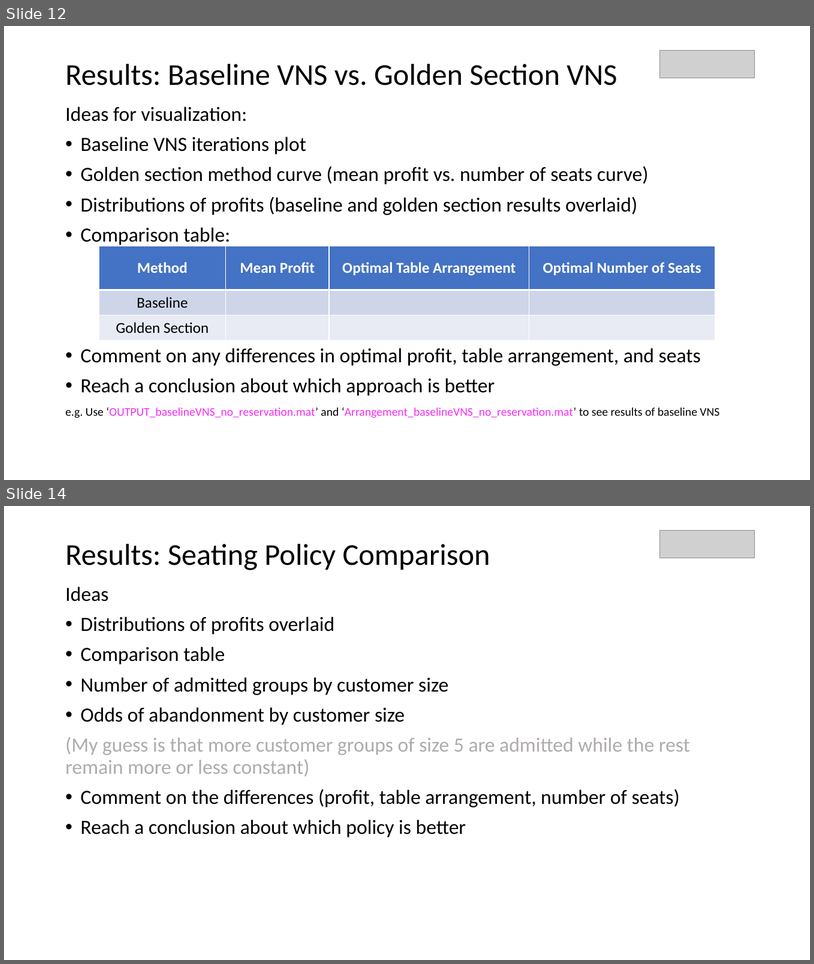
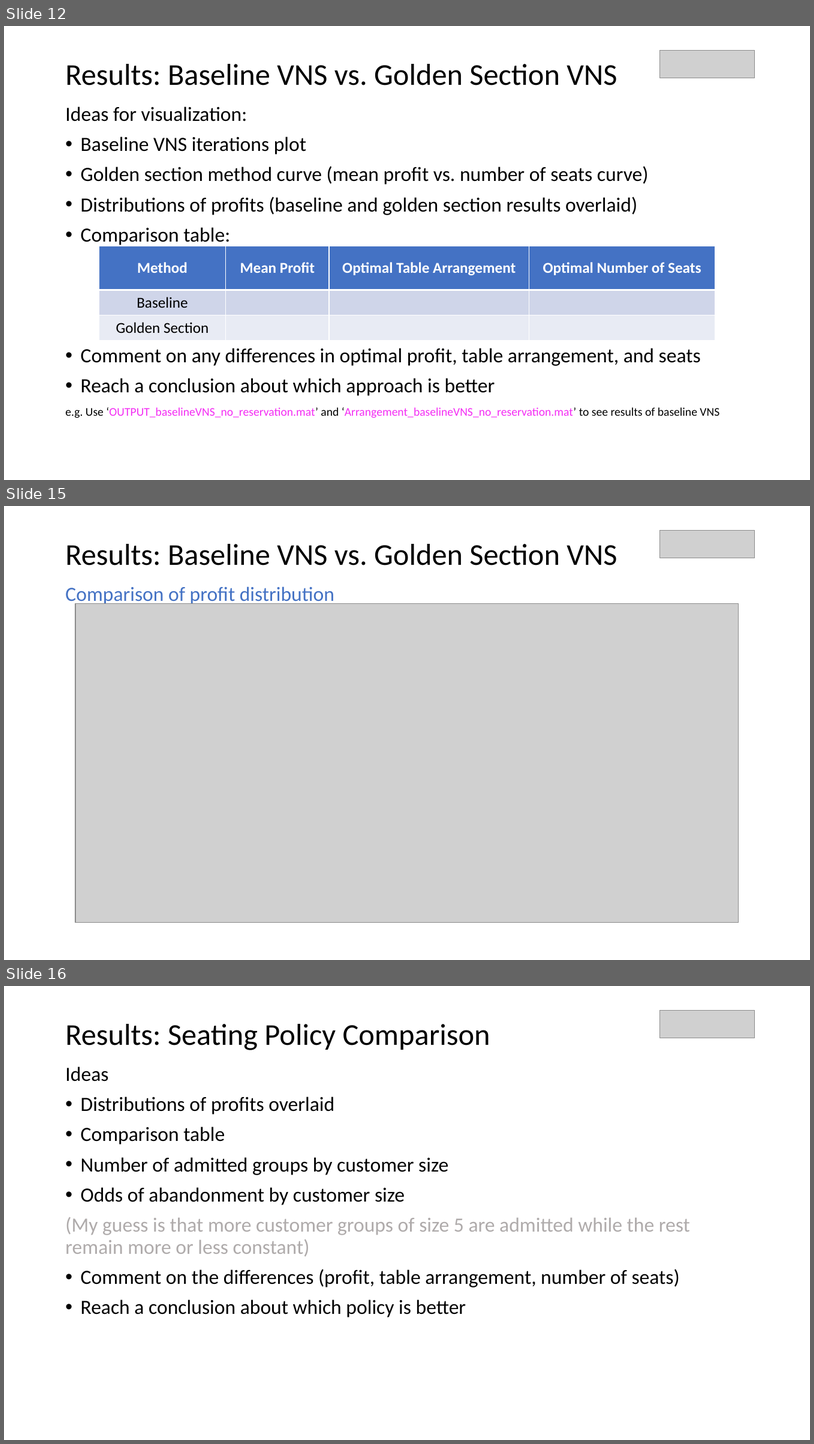
Before and after one commit to parkjan4/OptSim, a slide deck: Presentation.pptx. Shown one above the other, each under a label of ours: slides 12 and 14 before the commit, slides 12, 15 and 16 after it; the slides between them are not shown. The pictures are 814x964 and 814x1444 pixels, drawn with LibreOffice and Linux fonts; fonts in the diff are those of the drawing; grey boxes stand for pictures. Boxes give left, top, right and bottom in pixels: in the first picture for what was removed or moved away, otherwise in the second. Text is boxed around its words. In the diff, an @@ line names an element or a change of style, - is before the commit and + after.

```diff
--- a/Presentation.pptx
+++ b/Presentation.pptx
@@ slide 15 added at box(4, 506, 810, 960), background #FFFFFF @@
@@ picture added at box(660, 530, 755, 558) @@
@@ text added at box(65, 544, 617, 565), 36 pt, text #000000 @@
+Results: Baseline VNS vs. Golden Section VNS
@@ text added at box(65, 586, 335, 606), 24 pt, text #4472C4 @@
+Comparison of profit distribution
@@ picture added at box(75, 603, 739, 922) @@
@@ what was slide 14 is now slide 16 @@
```
Also in this commit, not shown: 2 slides changed, 6 other files.
